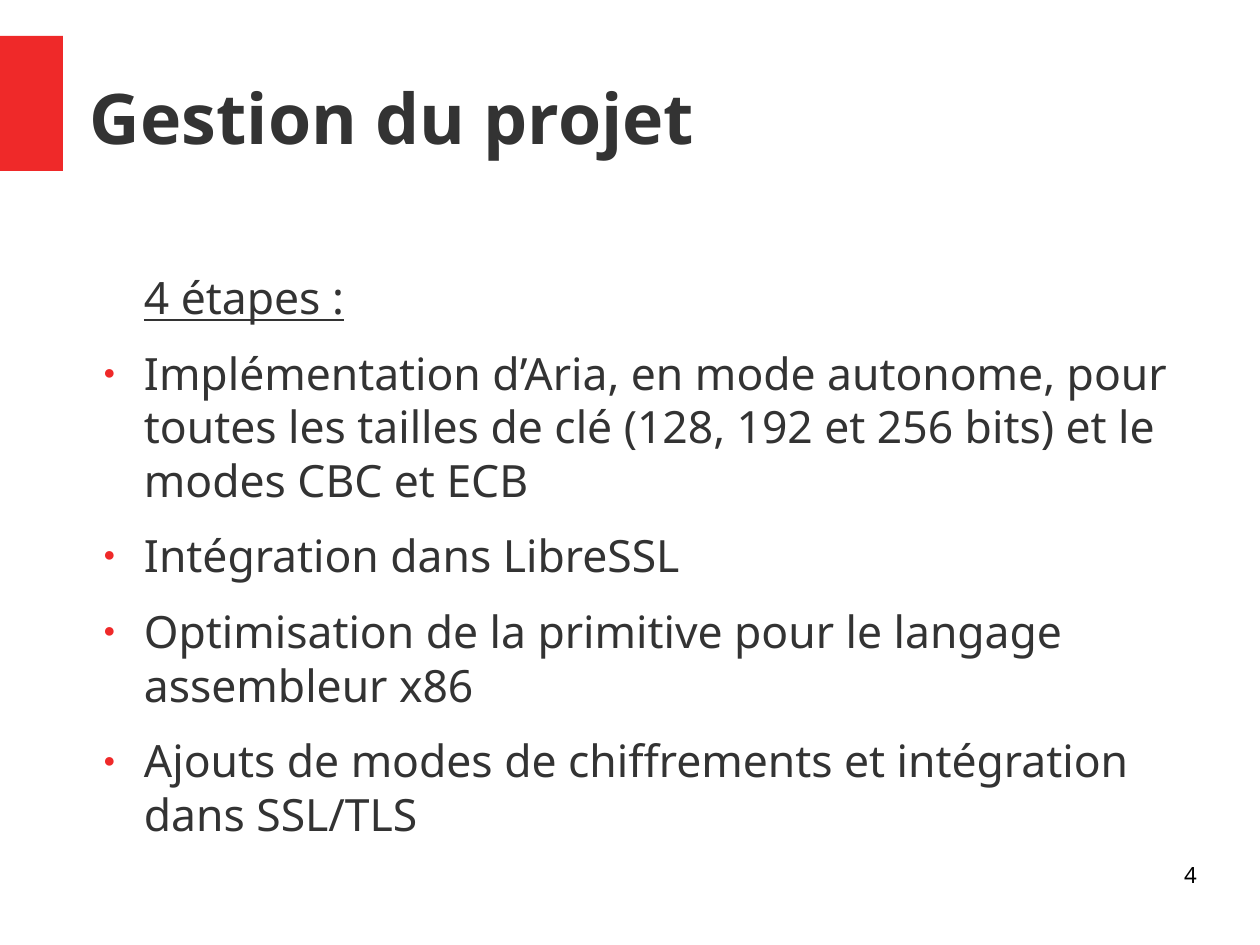
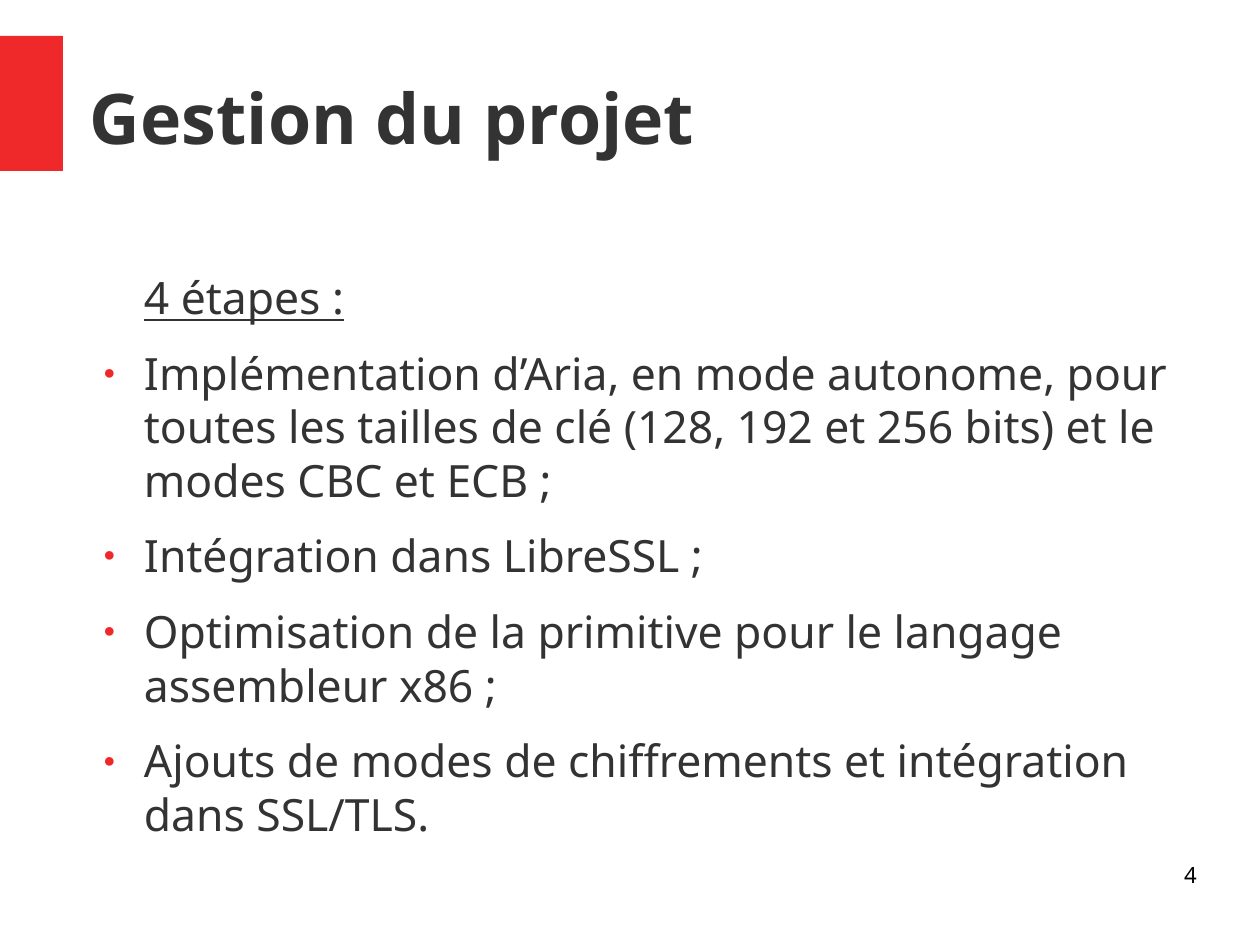
Before and after one commit to Allard-Chris/Aria, a slide deck: slide 4 of docs/[M2CSI]_ICP_Aria_Allard_Aulagnier.odp. Drawn at 1260x945 pixels with LibreOffice and Linux fonts; fonts in the diff are those of the drawing. Boxes give left, top, right and bottom in pixels: in the first picture for what was removed or moved away, otherwise in the second. Text is boxed around its words. In the diff, an @@ line names an element or a change of style, - is before the commit and + after.

```diff
--- a/docs/[M2CSI]_ICP_Aria_Allard_Aulagnier.odp
+++ b/docs/[M2CSI]_ICP_Aria_Allard_Aulagnier.odp
@@ text at (x1=144, y1=356, x2=1167, y2=832): text changed @@
-● Implémentation d’Aria, en mode autonome, pour toutes les tailles de clé (128, 192 et 256 bits) et le modes CBC et ECB
-● Intégration dans LibreSSL
-● Optimisation de la primitive pour le langage assembleur x86
-● Ajouts de modes de chiffrements et intégration dans SSL/TLS
+● Implémentation d’Aria, en mode autonome, pour toutes les tailles de clé (128, 192 et 256 bits) et le modes CBC et ECB ;
+● Intégration dans LibreSSL ;
+● Optimisation de la primitive pour le langage assembleur x86 ;
+● Ajouts de modes de chiffrements et intégration dans SSL/TLS.
```
Also in this commit, not shown: 20 other slides changed, 2 slides added, 1 other file.
